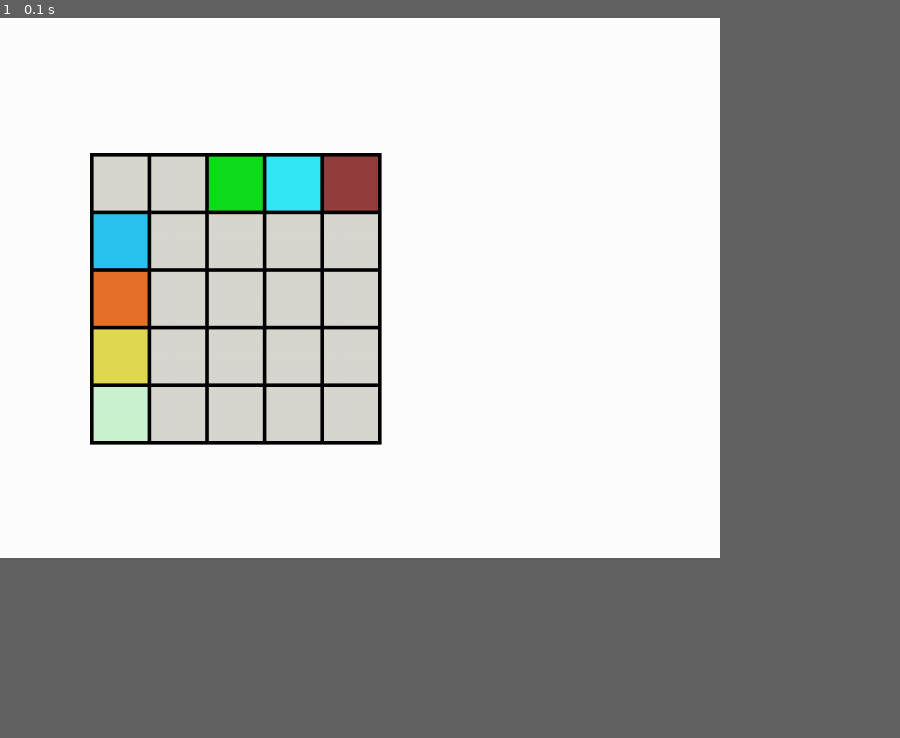
Above: before the commit, frame 1.
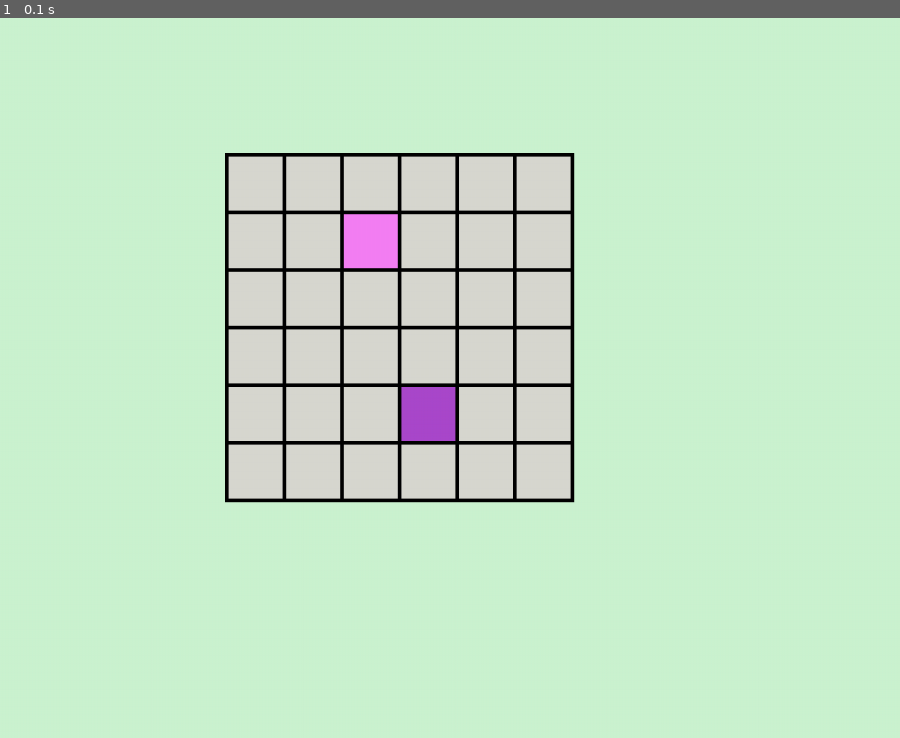
Above: after the commit, the same moment.

Repository: gynsora/TLT_pygame
Game: pygame game, started from main.py
The game is run twice, just before and just after one commit, with the same random seed, the same clock (stepped at 60 frames per second) and the same inputs.
Inputs:
- Up to frame 1 (0.1 s): no input
In our replay, the window is 720x540 before the commit and 900x720 after it. These sizes can differ from the game's own. Grey fills any space a smaller window leaves; there, only what the larger window draws over its background counts as a difference.

The runs differ from the first frame. In frame 1, 55% of the frame differs, in the area x 0-80%, y 0-75%.

Commit message:
Ajout attribut Enemie et joueur

Diff:
--- a/Data/enemyData.py
+++ b/Data/enemyData.py
@@ -1,12 +1,12 @@
-from ..TLT.constants import *
+from TLT.constants import *
 ENEMY_LIST = {
     "Dragoon":{
         "name" : "Dragoon",
         "x" : 2 ,
-        "y" : 4 ,
+        "y" : 1 ,
         "width" : 32,
         "height" : 32 ,
-        "color" : ELECTRIK ,
+        "color" : PINK ,
         "atk" : 25,
         "hp" : 1000,
 		"endurance" : 7,
--- a/Data/playerData.py
+++ b/Data/playerData.py
@@ -1,8 +1,8 @@
-from ..TLT.constants import *
+from  TLT.constants import *
 PLAYER_LIST = {
     "Gynsora":{
-		"Name" : "Gynsora",
-        "x" : 2 ,
+		"name" : "Gynsora",
+        "x" : 3 ,
         "y" : 4 ,
         "width" : 32,
         "height" : 32 ,
@@ -12,143 +12,145 @@
 		"endurance" : 7,
 		"critical" : 50,
 		"defCritical" : 10,
-		"class" : "Berserker",
-        "spellDef":[
-            {
-				"name" : "Evitement",
-                "image" : "",
-				"type" : "Defense",
-				"direction":"Frontale",
-				"description" :"Esquive une attaque en allant sur 1 case à côté.",
-                "element":"neutre",
-                "range":1,
-                "zone" :1,
-				"cost":
-				{
-				  "hp" : 0,
-				  "endurance" : 2
-				},
-				"Gain":
-				{
-				  "hp" : 0,
-				  "endurance" : 0
-				},
-				"Gcd":1,
-				"Damage": 0
-			},
-            {
-				"name" : "Régénération",
-                "image" : "",
-				"type" : "Defense",
-				"direction":"Aerienne",
-				"description" :"Régènere 1000 point de vie.",
-                "element":"neutre",
-                "range":0,
-                "zone" :1,
-				"cost":
-				{
-				  "hp" : 0,
-				  "endurance" : 2
-				},
-				"Gain":
-				{
-				  "hp" : 1000,
-				  "endurance" : 0
-				},
-				"Gcd":4,
-				"Damage": 0
-			},
-            {
-				"name" : "Bouclier Cryo",
-                "image" : "",
-				"type" : "Defense",
-				"direction":"Frontale",
-				"description" :"Place un bouclier de glace sur la case de départ peut stopper ou gener une attaque",
-                "element":"glace",
-                "range":1,
-                "zone" :1,
-				"cost":
-				{
-				  "hp" : 0,
-				  "endurance" : 2
-				},
-				"Gain":
-				{
-				  "hp" : 0,
-				  "endurance" : 0
-				},
-				"Gcd":3,
-				"Damage": 0
-			}
-        ],
-        "spellAtk":[
-             {
-				"name" : "Cri Sanguinaire",
-                "image" : "",
-				"type" : "Attaque",
-				"direction":"Aerienne",
-				"description" :"vous détruisez tout autour de vous.",
-                "element":"neutre",
-                "range":3,
-                "zone" :1,
-				"cost":
-				{
-				  "hp" : 50,
-				  "endurance" : 2
-				},
-				"Gain":
-				{
-				  "hp" : 0,
-				  "endurance" : 0
-				},
-				"Gcd":3,
-				"Damage": 200
-			},
-            {
-				"name" : "Tsunami",
-                "image" : "",
-				"type" : "Attaque",
-				"direction":"Frontale",
-				"description" :"Lance un déferlante d'eau",
-                "element":"eau",
-                "range":4,
-                "zone" :1,
-				"cost":
-				{
-				  "hp" : 0,
-				  "endurance" : 3
-				},
-				"Gain":
-				{
-				  "hp" : 0,
-				  "endurance" : 0
-				},
-				"Gcd":1,
-				"Damage": 700
-			},
-            {
-				"name" : "Cyclone",
-                "image" : "",
-				"type" : "Attaque",
-				"direction":"Laterale",
-				"description" :"Déchaîne un cyclone",
-                "element":"vent",
-                "range":4,
-                "zone" :3,
-				"cost":
-				{
-				  "hp" : 0,
-				  "endurance" : 3
-				},
-				"Gain":
-				{
-				  "hp" : 0,
-				  "endurance" : 0
-				},
-				"Gcd":2,
-				"Damage": 600
-			}
+	}
+}
 
-        ]
-    }
-}
+
+# "class" : "Berserker",
+#         "spellDef":[
+#             {
+# 				"name" : "Evitement",
+#                 "image" : "",
+# 				"type" : "Defense",
+# 				"direction":"Frontale",
+# 				"description" :"Esquive une attaque en allant sur 1 case à côté.",
+#                 "element":"neutre",
+#                 "range":1,
+#                 "zone" :1,
+# 				"cost":
+# 				{
+# 				  "hp" : 0,
+# 				  "endurance" : 2
+# 				},
+# 				"Gain":
+# 				{
+# 				  "hp" : 0,
+# 				  "endurance" : 0
+# 				},
+# 				"Gcd":1,
+# 				"Damage": 0
+# 			},
+#             {
+# 				"name" : "Régénération",
+#                 "image" : "",
+# 				"type" : "Defense",
+# 				"direction":"Aerienne",
+# 				"description" :"Régènere 1000 point de vie.",
+#                 "element":"neutre",
+#                 "range":0,
+#                 "zone" :1,
+# 				"cost":
+# 				{
+# 				  "hp" : 0,
+# 				  "endurance" : 2
+# 				},
+# 				"Gain":
+# 				{
+# 				  "hp" : 1000,
+# 				  "endurance" : 0
+# 				},
+# 				"Gcd":4,
+# 				"Damage": 0
+# 			},
+#             {
+# 				"name" : "Bouclier Cryo",
+#                 "image" : "",
+# 				"type" : "Defense",
+# 				"direction":"Frontale",
+# 				"description" :"Place un bouclier de glace sur la case de départ peut stopper ou gener une attaque",
+#                 "element":"glace",
+#                 "range":1,
+#                 "zone" :1,
+# 				"cost":
+# 				{
+# 				  "hp" : 0,
+# 				  "endurance" : 2
+# 				},
+# 				"Gain":
+# 				{
+# 				  "hp" : 0,
+# 				  "endurance" : 0
+# 				},
+# 				"Gcd":3,
+# 				"Damage": 0
+# 			}
+#         ],
+#         "spellAtk":[
+#              {
+# 				"name" : "Cri Sanguinaire",
+#                 "image" : "",
+# 				"type" : "Attaque",
+# 				"direction":"Aerienne",
+# 				"description" :"vous détruisez tout autour de vous.",
+#                 "element":"neutre",
+#                 "range":3,
+#                 "zone" :1,
+# 				"cost":
+# 				{
+# 				  "hp" : 50,
+# 				  "endurance" : 2
+# 				},
+# 				"Gain":
+# 				{
+# 				  "hp" : 0,
+# 				  "endurance" : 0
+# 				},
+# 				"Gcd":3,
+# 				"Damage": 200
+# 			},
+#             {
+# 				"name" : "Tsunami",
+#                 "image" : "",
+# 				"type" : "Attaque",
+# 				"direction":"Frontale",
+# 				"description" :"Lance un déferlante d'eau",
+#                 "element":"eau",
+#                 "range":4,
+#                 "zone" :1,
+# 				"cost":
+# 				{
+# 				  "hp" : 0,
+# 				  "endurance" : 3
+# 				},
+# 				"Gain":
+# 				{
+# 				  "hp" : 0,
+# 				  "endurance" : 0
+# 				},
+# 				"Gcd":1,
+# 				"Damage": 700
+# 			},
+#             {
+# 				"name" : "Cyclone",
+#                 "image" : "",
+# 				"type" : "Attaque",
+# 				"direction":"Laterale",
+# 				"description" :"Déchaîne un cyclone",
+#                 "element":"vent",
+#                 "range":4,
+#                 "zone" :3,
+# 				"cost":
+# 				{
+# 				  "hp" : 0,
+# 				  "endurance" : 3
+# 				},
+# 				"Gain":
+# 				{
+# 				  "hp" : 0,
+# 				  "endurance" : 0
+# 				},
+# 				"Gcd":2,
+# 				"Damage": 600
+# 			}
+
+#         ]
--- a/TLT/board.py
+++ b/TLT/board.py
@@ -4,17 +4,20 @@
 
 class Board:
     def __init__(self):
-        self.board = [[0,1,3,5,11],
-                      [0,0,0,0,0],
-                      [6,0,0,0,0],
-                      [12,0,0,0,0],
-                      [8,0,0,0,0]
+        self.board = [[0,0,0,0,0,0],
+                      [0,0,0,0,0,0],
+                      [0,0,0,0,0,0],
+                      [0,0,0,0,0,0],
+                      [0,0,0,0,0,0],
+                      [0,0,0,0,0,0]
                       ]
 
     def draw_squares(self, win): #permet de dessiner les cases de l'échequier en fonction d'un élement (eau,feu, etc..)
+        ROWS = len(self.board)
+        COLS = len(self.board[0])
         for row in range(ROWS):
             for col in range(COLS):
-                x,y = cal_pos_in_board(row,col)
+                x,y = calc_pos_in_board(row,col)
                 tile_color = GREY
                 if self.board[row][col] == 0 :
                     tile_color = GREY
@@ -36,6 +39,6 @@
                 pygame.draw.rect(win, tile_color, (x,y,SQUARE_SIZE,SQUARE_SIZE))
 
     def draw(self,win):
-        win.fill(WHITE) #on remplit la surface du jeu "win" en blanc
+        win.fill(WIND) #on remplit la surface du jeu "win" en blanc
         pygame.draw.rect(win, BLACK, (CHESSBOARD_X ,CHESSBOARD_Y ,CHESSBOARD_SIZE ,CHESSBOARD_SIZE ))
         self.draw_squares(win)
--- /dev/null
+++ b/TLT/characters.py
@@ -0,0 +1,38 @@
+import pygame
+from .constants import *
+from .utilities import *
+
+class Characters(pygame.sprite.Sprite):#stat des personnages du jeu
+
+    def __init__(self, characters_attributes):
+        pygame.sprite.Sprite.__init__(self)
+        #attribut des perosnnages du jeu
+        self.atk = characters_attributes["name"]
+        self.x = characters_attributes["x"]
+        self.y = characters_attributes["y"]
+        self.hp = characters_attributes["hp"]
+        self.width = characters_attributes["width"]
+        self.height = characters_attributes["height"]
+        self.name = characters_attributes["name"]
+        self.color = characters_attributes["color"]
+        self.atk = characters_attributes["atk"]
+        self.hp = characters_attributes["hp"]
+        self.endurance = characters_attributes["endurance"]
+        self.critical = characters_attributes["critical"]
+        self.defCritical = characters_attributes["defCritical"]
+        #image du personnage (a changer)
+        self.image = pygame.Surface((self.width, self.height))
+        self.image.fill(self.color)
+        self.rect = self.image.get_rect()
+        x_pos,y_pos = calc_pos_in_board(self.x,self.y)
+        self.rect.x = x_pos
+        self.rect.y = y_pos
+        #self.squares = []
+
+        #self.image = pygame.Surface((width,height), pygame.SRCALPHA)
+        #self.image.fill((255,255,255,32))
+
+        #faire des rectangles semi transparent pour la portée des sorts
+        #s = pygame.Surface((1000,750), pygame.SRCALPHA)   # per-pixel alpha
+        #s.fill((255,255,255,128))                         # notice the alpha value in the color
+        #windowSurface.blit(s, (0,0))
--- a/TLT/constants.py
+++ b/TLT/constants.py
@@ -1,11 +1,10 @@
-import pygame
 
-WIDTH , HEIGHT = 800, 600
-ROWS, COLS = 5 , 5
+WIDTH , HEIGHT = 1000, 800
+# ROWS, COLS = 5 , 5
 SQUARE_SIZE = 60
-CHESSBOARD_SIZE = 324
+CHESSBOARD_SIZE = 388
 MARGIN_SQUARE = 4
-CHESSBOARD_X = 100
+CHESSBOARD_X = 250
 CHESSBOARD_Y = 150
 
 GREY = (216,216,209)
@@ -19,4 +18,5 @@
 ICE = (52,232,247)
 CHARCOAL = (149,63,62)
 
-ELECTRIK = (188,222,225)
+ELECTRIK = (170,72,204)
+PINK = (245,127,244)
--- /dev/null
+++ b/TLT/enemy.py
@@ -0,0 +1,11 @@
+import pygame
+from .characters import *
+from .constants import *
+
+class Enemy(Characters):
+    def __init__(self, enemy_attributes):
+        super().__init__(enemy_attributes)
+        self.index = 0
+
+    def update(self,win): # permet de mettre à jour l'animation d'un enemie
+        pygame.draw.rect(win, self.color, (self.rect.x ,self.rect.y,SQUARE_SIZE,SQUARE_SIZE))
--- a/TLT/game.py
+++ b/TLT/game.py
@@ -1,15 +1,31 @@
 import pygame
 from .board import Board
+from .player import Player
+from .enemy import Enemy
+class Game:
+    def __init__(self, win,player_attributes, enemy_attributes):
+        self.win = win
+        self.player_attributes = player_attributes
+        self.enemy_attributes = enemy_attributes
+        self.new()
 
-class Game:
-    def __init__(self, win):
-        self._init()
-        self.win = win
+    def new(self):
+        #création du board du jeu
+        self.board = Board()
 
-    def _init(self):
-        #creation du board du jeu
-        self.board = Board()
+        #création du groupe de sprite présent dans le jeu
+        self.all_sprites = pygame.sprite.Group()
+
+        #on passe en parametre tout les attributs du joueur
+        self.player = Player(self.player_attributes)
+        self.enemy = Enemy(self.enemy_attributes)
+
+        #self.all_sprites.add(self.player)
+
 
     def update(self):
         self.board.draw(self.win)
+        #self.all_sprites.draw(self.win)
+        self.player.update(self.win)
+        self.enemy.update(self.win)
         pygame.display.update()
--- /dev/null
+++ b/TLT/player.py
@@ -0,0 +1,11 @@
+import pygame
+from .characters import *
+from .constants import *
+
+class Player(Characters):
+    def __init__(self, players_attributes):
+        super().__init__(players_attributes)
+        self.index = 0
+
+    def update(self,win): # permet de mettre à jour l'animation du joueur
+        pygame.draw.rect(win, self.color, (self.rect.x ,self.rect.y,SQUARE_SIZE,SQUARE_SIZE))
--- a/TLT/utilities.py
+++ b/TLT/utilities.py
@@ -1,6 +1,6 @@
 from .constants import CHESSBOARD_X, CHESSBOARD_Y, MARGIN_SQUARE, SQUARE_SIZE
 
-def cal_pos_in_board(pos_x,pos_y): #calcule la position exacte dans le board en fonction d'une position x,y
+def calc_pos_in_board(pos_x,pos_y): #calcule la position exacte dans le board en fonction d'une position x,y
     x = CHESSBOARD_X + MARGIN_SQUARE + (pos_x * MARGIN_SQUARE) + (pos_x * SQUARE_SIZE)
     y = CHESSBOARD_Y + MARGIN_SQUARE + (pos_y * MARGIN_SQUARE) + (pos_y * SQUARE_SIZE)
     return x,y
--- a/main.py
+++ b/main.py
@@ -1,9 +1,11 @@
 import pygame
 from TLT.constants import WIDTH , HEIGHT
+from Data.playerData import PLAYER_LIST
+from Data.enemyData import ENEMY_LIST
 from TLT.game import Game
 
 FPS = 60
-#WIN = window, ici on crée la taille de la fenetre du jeu
+#WINDOW_SIZE = window, ici on crée la taille de la fenetre du jeu
 WINDOW_SIZE = pygame.display.set_mode((WIDTH,HEIGHT))
 #The Lost Time = nom du jeu
 pygame.display.set_caption("The Lost Time")
@@ -13,17 +15,19 @@
     #ici on crée un timer pour définir la vitesse de rafraichissement du jeu (FPS)
     clock = pygame.time.Clock()
     #on initialise le jeu
-    game = Game(WINDOW_SIZE)
+    game = Game(WINDOW_SIZE, PLAYER_LIST["Gynsora"], ENEMY_LIST["Dragoon"])
 
     while run:
+        #Frame du jeu
         clock.tick(FPS)
 
         for event in pygame.event.get():
-            if event.type == pygame.QUIT:  # arret de la boucle du jeu, quand on quitte le jeu (on appuie sur la croix pour fermer le jeu)
+            # arret de la boucle du jeu, quand on quitte le jeu (on appuie sur la croix pour fermer le jeu)
+            if event.type == pygame.QUIT:
                 run = False
 
 
-        #dessin de l'échequier
+        #update du jeu
         game.update()
 
     pygame.quit()
Empty file removed: TLT/__init__.py
Empty file removed: __init__.py
Binary file added: requirements.txt
